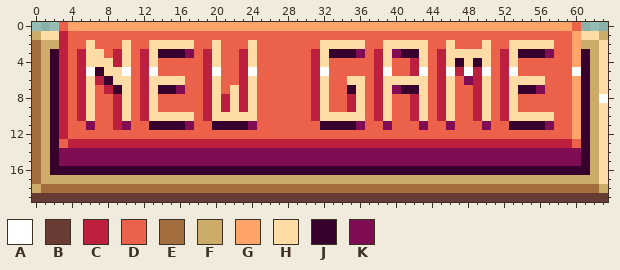
A pixel-art file gets an edit: graphics/newGameButton.aseprite. This is how it looked before the edit.
64x20 pixels, 1 frame.
Visible layers, top first: "Frame", "NEW GAME", "Button", "Layer 2".
Palette (. is transparent): A #ffffff  B #683c34  C #bd1f3f  D #ec614a  E #a36d3e  F #ccac68  G #ffa468  H #ffdba5  J #38002c  K #800c53
Pixels before, first column x 0:
 0 ...DGGGGGGGGGGGGGGGGGGGGGGGGGGGGGGGGGGGGGGGGGGGGGGGGGGGGGGGGD...
 1 FHHCDDDDDDDDDDDDDDDDDDDDDDDDDDDDDDDDDDDDDDDDDDDDDDDDDDDDDDDDGHHF
 2 EFFCDDHDDDHDDHHHHHDDHDDDHDDDDDDDHHHHHDDHHHHHDDHDDDHDDHHHHHDDGFFH
 3 EFJCDCHHDCHDCHJJJKDCHDDCHDDDDDDCHJJJKDCHKJJHDCHHHHHDCHJJJKDDGJFH
 4 EFJCDCHHHCHDCHDDDDDCHDDCHDDDDDDCHDDDDDCHDDCHDCHJHJHDCHDDDDDDGJFH
 5 EFJCDCAJHHADCADDDDDCADDCADDDDDDCADDDDDCADDCADCACACADCADDDDDDAJFH
 6 EFJCDCHCJHHDCHHHHDDCHDDCHDDDDDDCHDDHHDCHHHHHDCHDKCHDCHHHHDDDGJFH
 7 EFJCDCHDCJHDCHJJKDDCHDHCHDDDDDDCHDDJHDCHKJJHDCHDDCHDCHJJKDDDGJFH
 8 EFJCDCHDDCHDCHDDDDDCHCHCHDDDDDDCHDDCHDCHDDCHDCHDDCHDCHDDDDDDGJFA
 9 EFJCDCHDDCHDCHDDDDDCHCHCHDDDDDDCHDDCHDCHDDCHDCHDDCHDCHDDDDDDGJFH
10 EFJCDCHDDCHDCHHHHHDCHHHHHDDDDDDCHHHHHDCHDDCHDCHDDCHDCHHHHHDDGJFH
11 EFJCDDKDDCKDDJJJJKDDJJJJKDDDDDDDJJJJKDDKDDDKDDKDDDKDDJJJJKDDGJFH
12 EFJCDDDDDDDDDDDDDDDDDDDDDDDDDDDDDDDDDDDDDDDDDDDDDDDDDDDDDDDDGJFH
13 EFJDCCCCCCCCCCCCCCCCCCCCCCCCCCCCCCCCCCCCCCCCCCCCCCCCCCCCCCCCDJFH
14 EFJKKKKKKKKKKKKKKKKKKKKKKKKKKKKKKKKKKKKKKKKKKKKKKKKKKKKKKKKKKJFH
15 EFJKKKKKKKKKKKKKKKKKKKKKKKKKKKKKKKKKKKKKKKKKKKKKKKKKKKKKKKKKKJFH
16 EFJJJJJJJJJJJJJJJJJJJJJJJJJJJJJJJJJJJJJJJJJJJJJJJJJJJJJJJJJJJJFH
17 EFFFFFFFFFFFFFFFFFFFFFFFFFFFFFFFFFFFFFFFFFFFFFFFFFFFFFFFFFFFFFFH
18 FEEEEEEEEEEEEEEEEEEEEEEEEEEEEEEEEEEEEEEEEEEEEEEEEEEEEEEEEEEEEEEF
19 BBBBBBBBBBBBBBBBBBBBBBBBBBBBBBBBBBBBBBBBBBBBBBBBBBBBBBBBBBBBBBBB
The same view after the edit:
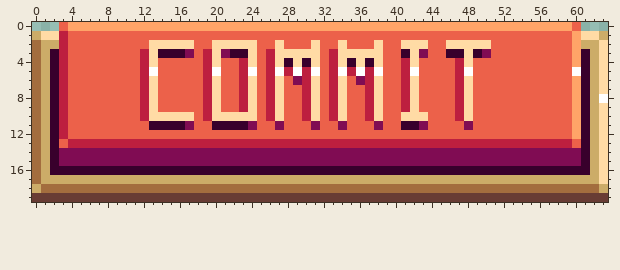
From old to new:
{"change": "layer \"NEW GAME\" now hidden"}
{"change": "layer \"COMMIT\" added"}
{"y":2,"x":6,"old":"H","new":"D"}
{"y":2,"x":10,"old":"H","new":"D"}
{"y":2,"x":21,"old":"DDD","new":"HHH"}
{"y":2,"x":27,"old":"D","new":"H"}
{"y":2,"x":31,"old":"DHH","new":"HDD"}
{"y":2,"x":35,"old":"HH","new":"DD"}
{"y":2,"x":38,"old":"DHH","new":"HDD"}
{"y":2,"x":47,"old":"DDD","new":"HHH"}
{"y":2,"x":53,"old":"HHHHH","new":"DDDDD"}
{"y":3,"x":5,"old":"CHH","new":"DDD"}
{"y":3,"x":9,"old":"CH","new":"DD"}
{"y":3,"x":21,"old":"DDC","new":"KJJ"}
{"y":3,"x":26,"old":"DDDDDCHJJJKDCHK","new":"CHHHHHDCHHHHHDD"}
{"y":3,"x":42,"old":"JH","new":"HK"}
{"y":3,"x":45,"old":"CHH","new":"DJJ"}
{"y":3,"x":49,"old":"HH","new":"JK"}
{"y":3,"x":52,"old":"CHJJJK","new":"DDDDDD"}
{"y":4,"x":5,"old":"CHHHCH","new":"DDDDDD"}
{"y":4,"x":26,"old":"DDDDDCHDDDDDCH","new":"CHJHJHDCHJHJHD"}
{"y":4,"x":41,"old":"DCH","new":"CHD"}
{"y":4,"x":45,"old":"CHJ","new":"DDC"}
{"y":4,"x":49,"old":"JH","new":"DD"}
{"y":4,"x":52,"old":"CH","new":"DD"}
{"y":5,"x":5,"old":"CAJHHA","new":"DDDDDD"}
{"y":5,"x":26,"old":"DDDDDCADDDDDCA","new":"CACACADCACACAD"}
{"y":5,"x":41,"old":"DCA","new":"CAD"}
{"y":5,"x":45,"old":"CA","new":"DD"}
{"y":5,"x":49,"old":"CA","new":"DD"}
{"y":5,"x":52,"old":"CA","new":"DD"}
{"y":6,"x":5,"old":"CHCJHH","new":"DDDDDD"}
{"y":6,"x":14,"old":"HHH","new":"DDD"}
{"y":6,"x":26,"old":"DD","new":"CH"}
{"y":6,"x":29,"old":"DDCHDDHHDCHHH","new":"KCHDCHDKCHDDC"}
{"y":6,"x":43,"old":"H","new":"D"}
{"y":6,"x":45,"old":"CHDKCH","new":"DDCHDD"}
{"y":6,"x":52,"old":"CHHHH","new":"DDDDD"}
{"y":7,"x":5,"old":"CH","new":"DD"}
{"y":7,"x":8,"old":"CJH","new":"DDD"}
{"y":7,"x":14,"old":"JJK","new":"DDD"}
{"y":7,"x":22,"old":"H","new":"D"}
{"y":7,"x":26,"old":"DD","new":"CH"}
{"y":7,"x":30,"old":"DCHDDJHDCHKJJH","new":"CHDCHDDCHDDCHD"}
{"y":7,"x":45,"old":"CHDDCH","new":"DDCHDD"}
{"y":7,"x":52,"old":"CHJJK","new":"DDDDD"}
{"y":8,"x":5,"old":"CH","new":"DD"}
{"y":8,"x":9,"old":"CH","new":"DD"}
{"y":8,"x":21,"old":"CH","new":"DD"}
{"y":8,"x":26,"old":"DD","new":"CH"}
{"y":8,"x":30,"old":"DCHDDCHDCH","new":"CHDCHDDCHD"}
{"y":8,"x":41,"old":"DCH","new":"CHD"}
{"y":8,"x":45,"old":"CHDDCH","new":"DDCHDD"}
{"y":8,"x":52,"old":"CH","new":"DD"}
{"y":9,"x":5,"old":"CH","new":"DD"}
{"y":9,"x":9,"old":"CH","new":"DD"}
{"y":9,"x":21,"old":"CH","new":"DD"}
{"y":9,"x":26,"old":"DD","new":"CH"}
{"y":9,"x":30,"old":"DCHDDCHDCH","new":"CHDCHDDCHD"}
{"y":9,"x":41,"old":"DCH","new":"CHD"}
{"y":9,"x":45,"old":"CHDDCH","new":"DDCHDD"}
{"y":9,"x":52,"old":"CH","new":"DD"}
{"y":10,"x":5,"old":"CH","new":"DD"}
{"y":10,"x":9,"old":"CH","new":"DD"}
{"y":10,"x":26,"old":"DD","new":"CH"}
{"y":10,"x":30,"old":"DCHH","new":"CHDC"}
{"y":10,"x":35,"old":"HHDCH","new":"DDCHD"}
{"y":10,"x":41,"old":"DC","new":"HH"}
{"y":10,"x":45,"old":"CHDDCH","new":"DDCHDD"}
{"y":10,"x":52,"old":"CHHHHH","new":"DDDDDD"}
{"y":11,"x":6,"old":"K","new":"D"}
{"y":11,"x":9,"old":"CK","new":"DD"}
{"y":11,"x":27,"old":"D","new":"K"}
{"y":11,"x":31,"old":"DJJJJK","new":"KDDKDD"}
{"y":11,"x":38,"old":"DK","new":"KD"}
{"y":11,"x":41,"old":"DD","new":"JJ"}
{"y":11,"x":46,"old":"K","new":"D"}
{"y":11,"x":48,"old":"D","new":"K"}
{"y":11,"x":50,"old":"K","new":"D"}
{"y":11,"x":53,"old":"JJJJK","new":"DDDDD"}
